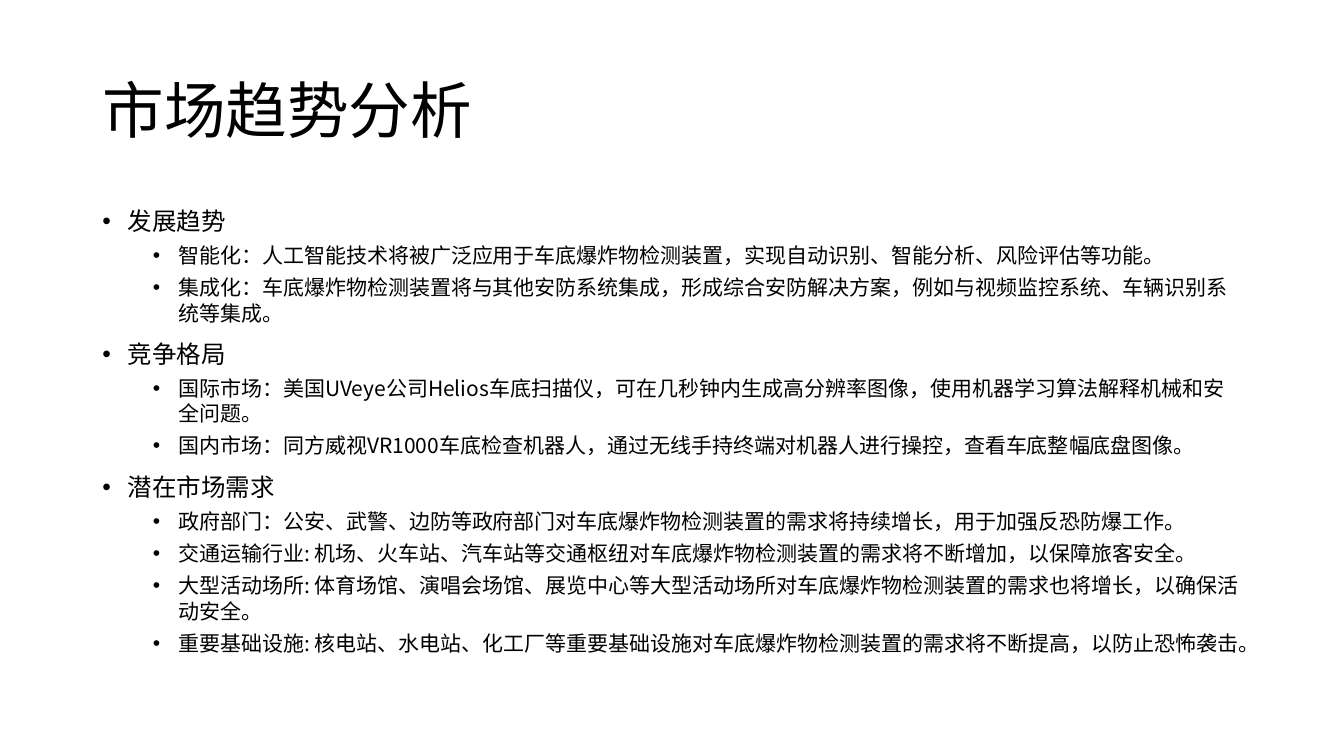
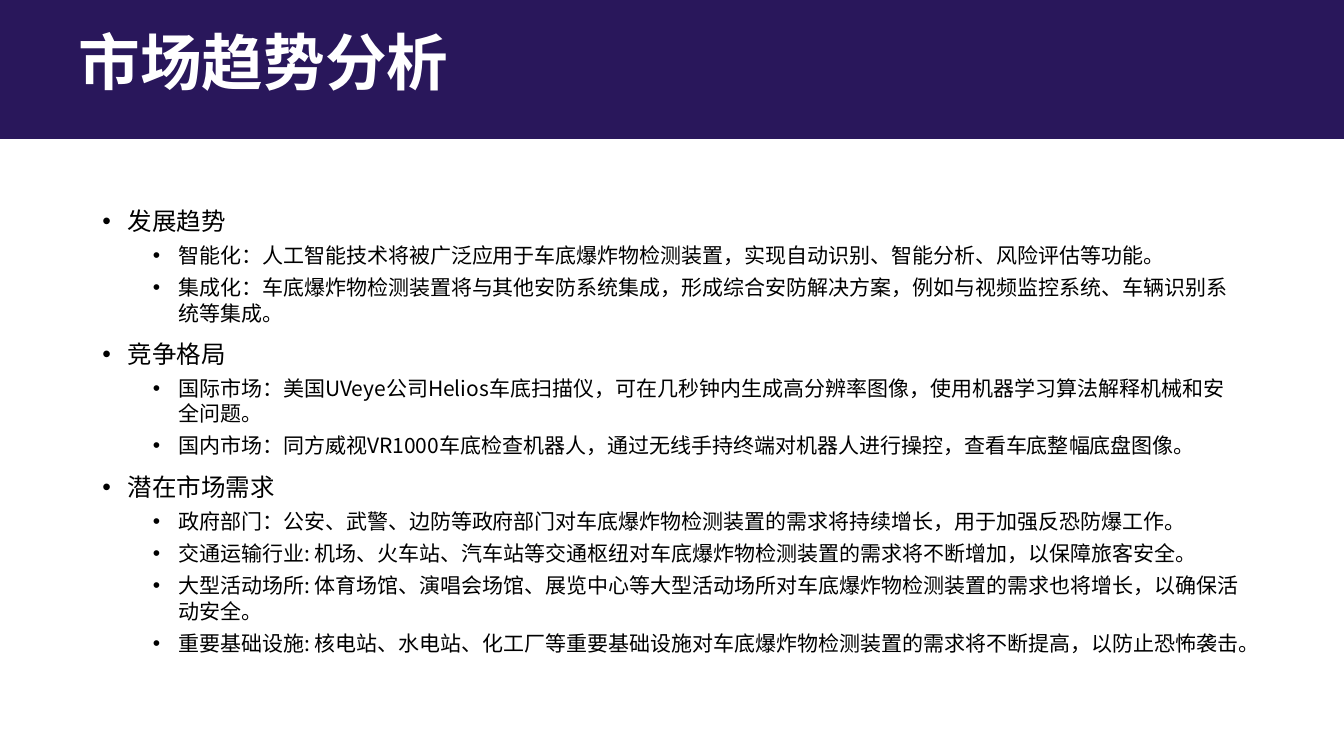
Before and after one commit to lizhenbang56/Papers, a slide deck: slide 4 of papers/车底检测/车底爆炸物检测装置产品立项报告.pptx (slide 7 before the commit). Drawn at 1344x756 pixels with LibreOffice and Linux fonts; fonts in the diff are those of the drawing. Boxes give left, top, right and bottom in pixels: in the first picture for what was removed or moved away, otherwise in the second. Text is boxed around its words. In the diff, an @@ line names an element or a change of style, - is before the commit and + after.

```diff
--- a/papers/车底检测/车底爆炸物检测装置产品立项报告.pptx
+++ b/papers/车底检测/车底爆炸物检测装置产品立项报告.pptx
@@ rectangle added at bbox=[0, 0, 1344, 139], fill #29175B @@
@@ title "市场趋势分析": place and size @@
-title "市场趋势分析" at bbox=[102, 81, 472, 138]
+title "市场趋势分析" at bbox=[79, 32, 449, 91]
@@ title "市场趋势分析" at bbox=[79, 32, 449, 91]: text colour #000000 to #FFFFFF, bold on @@
```
Also in this commit, not shown: 32 other slides changed, 3 slides added, 10 other files.
